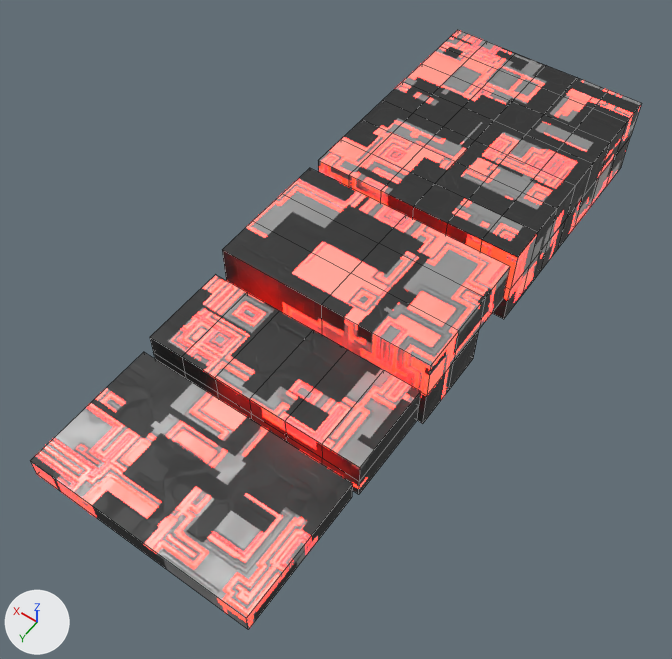
An edit to the Blender file Assets/Art/PlatformsSizesInOBSIDIAN.blend, drawn before and after from the same camera.
Rendered twice from a 50 mm lens placed at (-13.9, 20.4, 29.9), pointed at (0.3, 0.5, -1.3). Lighting does not change. The marker at lower left points along +X, +Y and +Z. Mesh edges are drawn as thin lines.

In view in the first picture: 'Corner', 'Long', 'Short', 'Thin'.
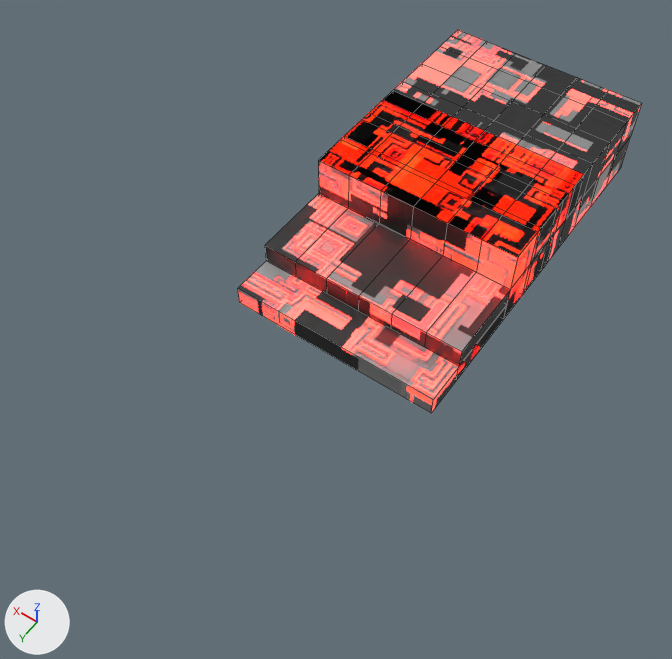
The newer file is also turned or shifted as a whole; pictures and numbers use the older file's frame.

Changed parts and their boxes [x1, y1, x2, y2] in the pictures (672 x 659 px):
```json
{"object": "Thin", "change": "moved", "before": [30, 352, 353, 629], "after": [238, 261, 507, 413]}
{"object": "Short", "change": "moved", "before": [150, 275, 421, 494], "after": [265, 194, 510, 379]}
{"object": "Corner", "change": "moved", "before": [222, 168, 510, 423], "after": [320, 91, 583, 318]}
```

Edits to the scene script, one JSON object a line:
```json
{"op": "set", "path": "ob_short.location", "old": "(0.0, -6.0, 0.0)", "new": "(0.0, -13.18, -1.0)"}
{"op": "set", "path": "ob_thin.location", "old": "(0.0, -9.63, 0.0)", "new": "(0.0, -21.25, -1.5)"}
{"op": "set", "path": "ob_corner.location", "old": "(0.0, 0.0, 0.0)", "new": "(0.0, -6.62, 0.0)"}
```
